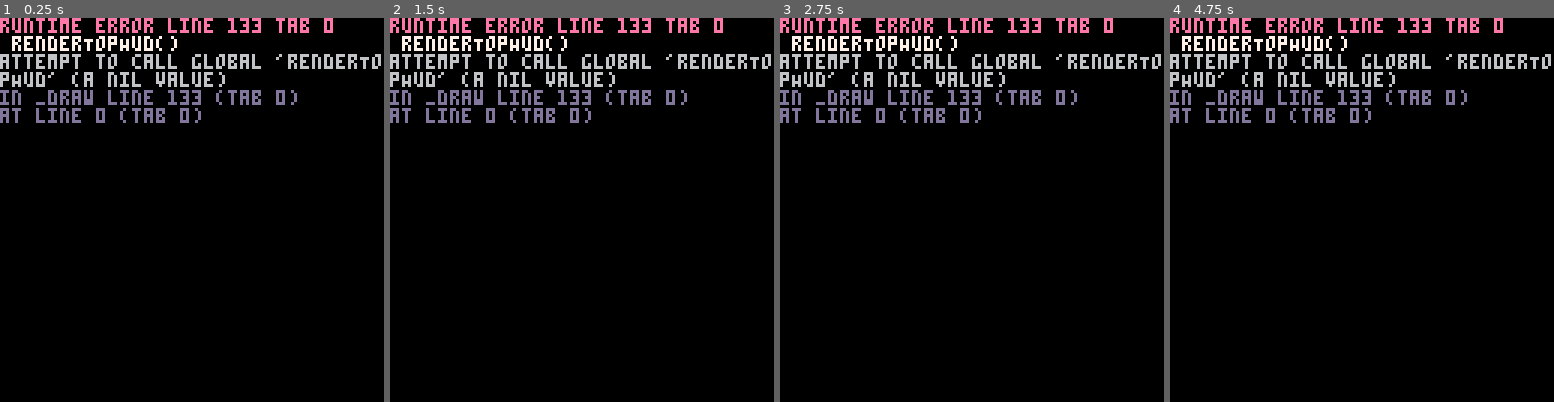
Above: before the commit, frames 1-4 (left to right).
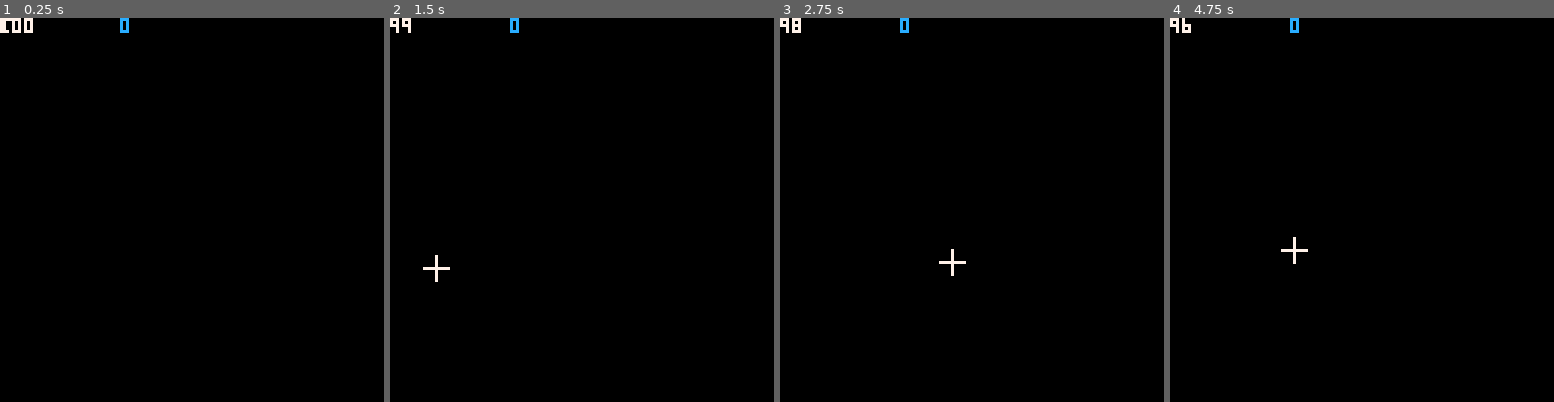
Above: after the commit, the same moments.

Repository: jek821/MazeGame
Game: PICO-8 cartridge mazegame_code.p8
The game is run twice, just before and just after one commit, with the same random seed, the same clock (stepped at 60 frames per second) and the same inputs.
Inputs (mouse positions are in pixels of both pictures, inside the frame that each line leads up to):
- Up to frame 1 (0.25 s): no input
- Up to frame 2 (1.5 s): click (670, 121) at 0.67 s; click (436, 267) at 1.22 s
- Up to frame 3 (2.75 s): click (887, 114) at 1.77 s; click (952, 259) at 2.32 s
- Up to frame 4 (4.75 s): click (1404, 106) at 2.87 s; click (1465, 256) at 3.42 s; click (1231, 102) at 3.97 s; click (1292, 248) at 4.52 s

The runs differ from the first frame. In frame 1, 6.5% of the frame differs, in the area x 0-100%, y 0-28%; in frame 2, 6.6%; in frame 3, 6.6%, in the area x 0-100%, y 0-68%; in frame 4, 6.6%.
Error before the commit: runtime error line 133 tab 0; renderTopHud(); attempt to call global 'renderTopHud' (a nil value)

Commit message:
added coin pickup and coin hud counter, need to do a code audit/refactor and work on zombies next (make them drop coins)

Diff:
--- a/mazegame.p8
+++ b/mazegame.p8
@@ -133,7 +133,7 @@
 
 
 __gff__
-0000000000000000000002000000000000000000000000000000000000000000000000000000000000000000000000000000000000000000000000000000000000000000000000000000000000000000000000000000000000000000000000000000000000000000000000000000000000000000000000000000000000000000
+0000000000000000000002000000000000000000000000000000000000000000000001000000000000000000000000000000000000000000000000000000000000000000000000000000000000000000000000000000000000000000000000000000000000000000000000000000000000000000000000000000000000000000
 0000000000000000000000000000000000000000000000000000000000000000000000000000000000000000000000000000000000000000000000000000000000000000000000000000000000000000000000000000000000000000000000000000000000000000000000000000000000000000000000000000000000000000
 __map__
 0a0a0a0a0a0a0a0a0a0a0a0a0a0a0a0a0a0a0909090909090909090909090909090909090909090909090909090909090909090909090909090909090909090909090909090909090909090909090909090909090909090909090909090909090909090909090909090909090909090909090909090909090909090909090909
@@ -157,14 +157,20 @@
 0909090909090909090909090909090909090909090909090909090909090909090909090909090909090909090909090909090909090909090909090909090909090909090909090909090909090909090909090909090909090909090909090909090909090909090909090909090909090909090909090909090909090909
 0909090909090909090909090909090909090909090909090909090909090909090909090909090909090909090909090909090909090909090909090909090909090909090909090909090909090909090909090909090909090909090909090909090909090909090909090909090909090909090909090909090909090909
 0909090909090909090909090909090909090909090909090909090909090909090909090909090909090909090909090909090909090909090909090909090909090909090909090909090909090909090909090909090909090909090909090909090909090909090909090909090909090909090909090909090909090909
-0a0a0a0a0a0a0a0a0a0a0a0a0a09090909090909090909090909090909090909090909090909090909090909090909090909090909090909090909090909090909090909090909090909090909090909090909090909090909090909090909090909090909090909090909090909090909090909090909090909090909090909
-0a0a0a0a0a0a0a0a0a0a0a0a0a09090909090909090909090909090909090909090909090909090909090909090909090909090909090909090909090909090909090909090909090909090909090909090909090909090909090909090909090909090909090909090909090909090909090909090909090909090909090909
-0a0a0c0c0c0c0c0c0c0c0c0a0a09090909090909090909090909090909090909090909090909090909090909090909090909090909090909090909090909090909090909090909090909090909090909090909090909090909090909090909090909090909090909090909090909090909090909090909090909090909090909
-0a0a0c0b0c0303030c0c0c0a0a09090909090909090909090909090909090909090909090909090909090909090909090909090909090909090909090909090909090909090909090909090909090909090909090909090909090909090909090909090909090909090909090909090909090909090909090909090909090909
-0a0a0c0b0c0603060c0c0c0a0a09090909090909090909090909090909090909090909090909090909090909090909090909090909090909090909090909090909090909090909090909090909090909090909090909090909090909090909090909090909090909090909090909090909090909090909090909090909090909
-0a0a0c0b0c0303030c0c0c0a0a09090909090909090909090909090909090909090909090909090909090909090909090909090909090909090909090909090909090909090909090909090909090909090909090909090909090909090909090909090909090909090909090909090909090909090909090909090909090909
-0a0a0b0b0b0c030c0c0c0c0a0a09090909090909090909090909090909090909090909090909090909090909090909090909090909090909090909090909090909090909090909090909090909090909090909090909090909090909090909090909090909090909090909090909090909090909090909090909090909090909
-0a0a0c0303030303030c0c0a0a09090909090909090909090909090909090909090909090909090909090909090909090909090909090909090909090909090909090909090909090909090909090909090909090909090909090909090909090909090909090909090909090909090909090909090909090909090909090909
-0a0a0c0d0c0c030c0c0c0c0a0a09090909090909090909090909090909090909090909090909090909090909090909090909090909090909090909090909090909090909090909090909090909090909090909090909090909090909090909090909090909090909090909090909090909090909090909090909090909090909
-0a0a0c0c0c0c030c0c0c0c0a0a09090909090909090909090909090909090909090909090909090909090909090909090909090909090909090909090909090909090909090909090909090909090909090909090909090909090909090909090909090909090909090909090909090909090909090909090909090909090909
-0a0a0c0c03030c03030c0c0a0a09090909090909090909090909090909090909090909090909090909090909090909090909090909090909090909090909090909090909090909090909090909090909090909090909090909090909090909090909090909090909090909090909090909090909090909090909090909090909
+4343434343434343434343434309090909090909090909090909090909090909090909090909090909090909090909090909090909090909090909090909090909090909090909090909090909090909090909090909090909090909090909090909090909090909090909090909090909090909090909090909090909090909
+0909090909090909090909090909090909090909090909090909090909090909090909090909090909090909090909090909090909090909090909090909090909090909090909090909090909090909090909090909090909090909090909090909090909090909090909090909090909090909090909090909090909090909
+0909090909434343434343434343434343434343434343434343434343434343434343434343434343434343434343434343434343434343434343434343434343434343430909090909090909090909090909090909090909090909090909090909090909090909090909090909090909090909090909090909090909090909
+0909090909434343434343434343434343434343434343434343434343434343434343434343434343434343434343434343434343434343434343434343434343434343430909090909090909090909090909090909090909090909090909090909090909090909090909090909090909090909090909090909090909090909
+0909090909064306434343434343434343434343434343434343434343434343434343434343434343434343434343434343434343434343434343434343434343434343430909090909090909090909090909090909090909090909090909090909090909090909090909090909090909090909090909090909090909090909
+0909090909434343434343434343434343434343434343434343434343434343434343434343434343434343434343434343434343434343434343434343434343434343430909090909090909090909090909090909090909090909090909090909090909090909090909090909090909090909090909090909090909090909
+0909090909434343434343434343434343434343434343434343434343434343434343434343434343434343434343434343434343434343434343434343434343434343430909090909090909090909090909090909090909090909090909090909090909090909090909090909090909090909090909090909090909090909
+0909090909434343434343434343434343434343434343434343434343434343434343434343434343434343434343434343434343434343434343434343434343434343430909090909090909090909090909090909090909090909090909090909090909090909090909090909090909090909090909090909090909090909
+0909090909434343434343434343434343434343434343434343434343434343434343434343434343434343434343434343434343434343434343434343434343434343430909090909090909090909090909090909090909090909090909090909090909090909090909090909090909090909090909090909090909090909
+0909090909434343434343434343434343434343434343434343434343434343434343434343434343434343434343434343434343434343434343434343434343434343430909090909090909090909090909090909090909090909090909090909090909090909090909090909090909090909090909090909090909090909
+0909090903034343434343434343434343434343434343434343434343434343434343434343434343434343434343434343434343434343434343434343434343434343430909090909090909090909090909090909090909090909090909090909090909090909090909090909090909090909090909090909090909090909
+…(6 lines of a section not shown)…
--- a/mazegame_code.p8
+++ b/mazegame_code.p8
@@ -1,39 +1,109 @@
 pico-8 cartridge // http://www.pico-8.com
 version 43
 __lua__
+test_room = {
+	-- * 8 because each "pixel" is a sprite which is actually 8 pixels...
+	top_leftx = 1 * 8,
+	top_lefty = 1 * 8,
+	bottom_rightx = 16 * 8,
+	bottom_righty = 12 * 8,
+	items = {
+		-- { 34, x = 0, y = 0 }
+	}
+}
+
+start_time = 100
+
+pellets = {}
+
+player = {
+	sprite_num = 7,
+	x = 64,
+	y = 64,
+	aim = 0,
+	shoot_cooldown = 0,
+	ammo = 10,
+	mx = 0,
+	my = 0,
+	current_room = test_room,
+	coins = 0,
+	cam_x = 0,
+	cam_y, 0
+}
+
+--spawn item in room (random places)
+function spawnItemArroundRoom(room, itemId, numItems)
+	if itemId == 34 then
+		for i = 0, numItems do
+			rnd_x = flr(rnd(room.bottom_rightx - room.top_leftx) + room.top_leftx)
+			rnd_y = flr(rnd(room.bottom_righty - room.top_lefty) + room.top_lefty)
+			add(
+				room.items, { id = itemId, x = rnd_x, y = rnd_y }
+			)
+		end
+	end
+end
+
+-- render room items
+function renderRoomItems(room)
+	for item in all(room.items) do
+		spr(item.id, item.x, item.y)
+	end
+end
+
+function detectItemOnPlayer()
+	for item in all(player.current_room.items) do
+		-- need to check range of pixels
+		if abs(item.x - player.x) < 8 and abs(item.y - player.y) < 8 then
+			if item.id == 34 then
+				music(0)
+				del(player.current_room.items, item)
+				player.coins += 1
+			end
+		end
+	end
+end
+
 function handle_keys()
+	-- !! is solid detection values look arbitrary but they are all different because of different player positions for each player sprite... !!
 	-- Loop through all 256 key codes
 	for i = 0, 255 do
 		-- Check if the key is currently held down
 		if stat(28, i) then
 			-- W
 			if i == 26 then
-				if not is_solid(player.x, player.y - 1)
-						and not is_solid(player.x + 7, player.y - 1) then
+				player.sprite_num = 23
+				if not is_solid(player.x, player.y - 1) then
 					player.y -= 1
-					player.sprite_num = 23
 				end
 			end
 			-- d
 			if i == 7 then
-				player.x += 1
 				player.sprite_num = 8
+				if not is_solid(player.x + 7, player.y) then
+					player.x += 1
+				end
 			end
 			-- s
 			if i == 22 then
-				player.y += 1
 				player.sprite_num = 7
+				if not is_solid(player.x, player.y + 8) then
+					player.y += 1
+				end
 			end
 			-- a
 			if i == 4 then
-				player.x -= 1
 				player.sprite_num = 24
+				if not is_solid(player.x - 1, player.y) then
+					player.x -= 1
+				end
 			end
 		end
 	end
 	-- z
 	if mb == 1 and player.shoot_cooldown == 0 then
-		fire_shotgun(player.x, player.y, player.aim)
+		-- 4 offset is so it comes from inside the character
+		fire_shotgun(player.x + 4, player.y + 4, player.aim)
 		player.shoot_cooldown = 50
 	end
 end
@@ -47,8 +117,8 @@
 	-- flag 0 is the first flag (what pico-8 calls "flag 1" in the editor)
 end
 
-pellets = {}
 function fire_shotgun(px, py, aim_angle)
+	music(1)
 	local pellet_count = 8
 	local spread = 0.10
 	for i = 1, pellet_count do
@@ -69,18 +139,7 @@
 function _init()
 	-- init track mouse pos
 	poke(0x5f2d, 1)
-	start_time = 100
-	pellets = {}
-	player = {
-		sprite_num = 7,
-		x = 64,
-		y = 64,
-		aim = 0,
-		shoot_cooldown = 0,
-		ammo = 10,
-		mx = 0,
-		my = 0
-	}
+	spawnItemArroundRoom(test_room, 34, 10)
 end
 
 function _update60()
@@ -90,14 +149,14 @@
 	my = stat(33)
 	-- get y
 	mb = stat(34)
-	local cam_x = player.x - 64
-	local cam_y = player.y - 64
-
-	local world_mx = mx + cam_x
-	local world_my = my + cam_y
-
-	local px = player.x + 4
-	local py = player.y + 4
+	player.cam_x = player.x - 64
+	player.cam_y = player.y - 64
+
+	local world_mx = mx + player.cam_x
+	local world_my = my + player.cam_y
+
+	local px = player.x
+	local py = player.y
 
 	local dx = world_mx - px
 	local dy = world_my - py
@@ -121,6 +180,15 @@
 
 	seconds = time()
 	current_time = max(0, start_time - flr(seconds))
+	handle_keys()
+	detectItemOnPlayer()
+end
+
+function renderTopHud()
+	local hud = current_time
+	spr(34, 45, -2)
+	print(player.coins, 40, 0, 12)
+	print(hud, 0, 0, 7)
 end
 
 function _draw()
@@ -130,11 +198,11 @@
 	for p in all(pellets) do
 		pset(p.x, p.y, 8)
 	end
+	renderRoomItems(test_room)
 	spr(player.sprite_num, player.x, player.y)
 	-- reset camera for screen-space HUD and crosshair
 	camera()
 	renderTopHud()
 	line(mx - 4, my, mx + 4, my, 7)
 	line(mx, my - 4, mx, my + 4, 7)
-	handle_keys()
-end
+end
Not shown, changed: game_assset_data.txt
Not shown, changed: 57 lines of the sprite sheet (__gfx__) section of mazegame.p8
Not shown, changed: the music (__music__) section of mazegame.p8
Not shown, changed: the sound effects (__sfx__) section of mazegame.p8
